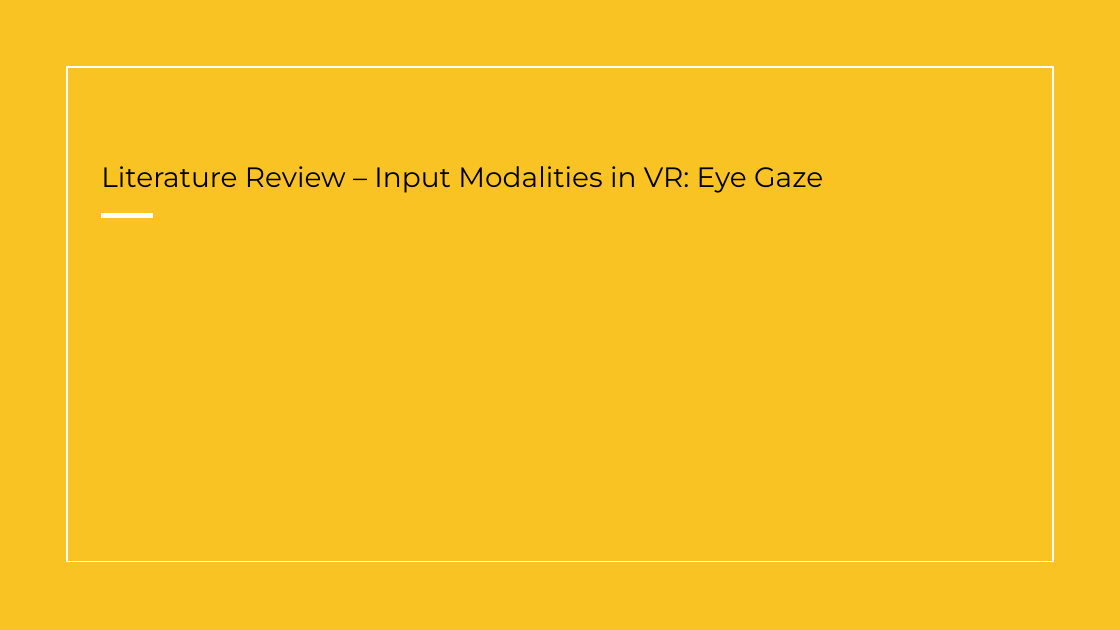
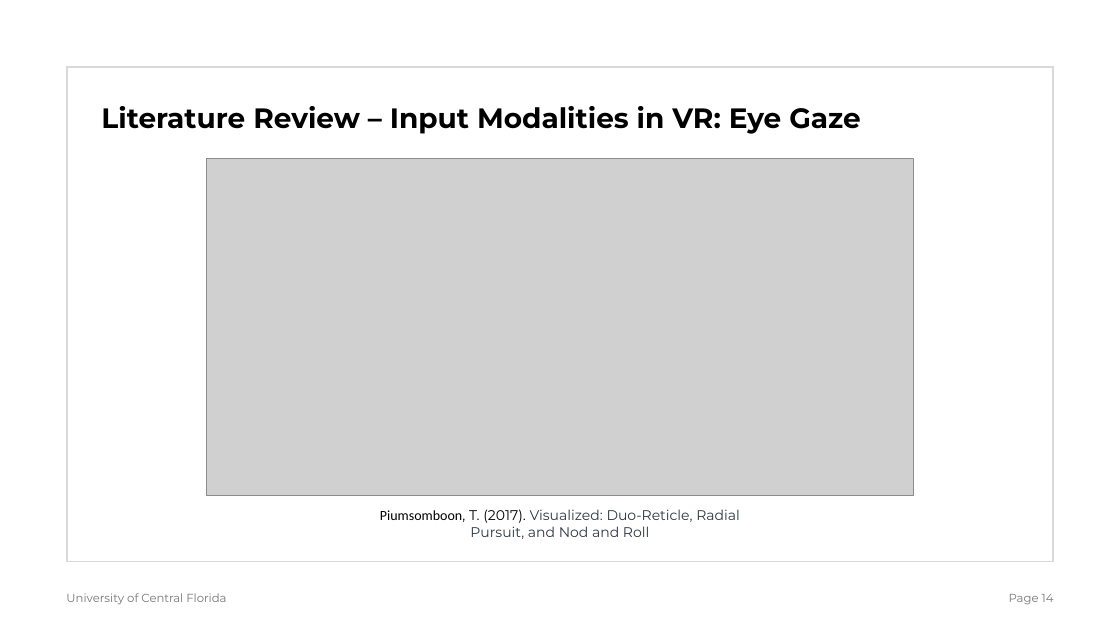
Before and after one commit to Wanyea/NeuroGaze, a slide deck: slide 14 of Research Documents/Thesis/NeuroGazeThesisDefense.pptx (slide 13 before the commit). Drawn at 1120x630 pixels with LibreOffice and Linux fonts; fonts in the diff are those of the drawing; grey boxes stand for pictures. Boxes give left, top, right and bottom in pixels: in the first picture for what was removed or moved away, otherwise in the second. Text is boxed around its words. In the diff, an @@ line names an element or a change of style, - is before the commit and + after.

Commit message:
pttx update - intro and lit review done

```diff
--- a/Research Documents/Thesis/NeuroGazeThesisDefense.pptx
+++ b/Research Documents/Thesis/NeuroGazeThesisDefense.pptx
@@ rectangle removed at (0, 0, 1120, 630) @@
@@ title "Literature Review – Input Modalities ...": place and size @@
-title "Literature Review – Input Modalities ..." at (101, 166, 823, 193)
+title "Literature Review – Input Modalities ..." at (101, 106, 861, 134)
@@ title "Literature Review – Input Modalities ..." at (101, 106, 861, 134): bold on @@
@@ rectangle at (67, 67, 1054, 562): outline #FFFFFF 1.5 pt to #D9D9D9 1.5 pt @@
@@ picture added at (206, 159, 914, 496) @@
@@ line removed from (102, 215) to (153, 215) @@
@@ text added at (380, 509, 740, 539), 12 pt, text #2E3743 @@
+Piumsomboon, T. (2017). Visualized: Duo-Reticle, Radial Pursuit, and Nod and Roll
@@ text added at (66, 593, 226, 604), 10 pt, text #787878 @@
+University of Central Florida
@@ page number added at (1009, 594, 1054, 604), 10 pt, text #787878 @@
+Page 14
```
Also in this commit, not shown: 7 other slides changed, 7 slides added, 3 slides removed, 10 other files.
